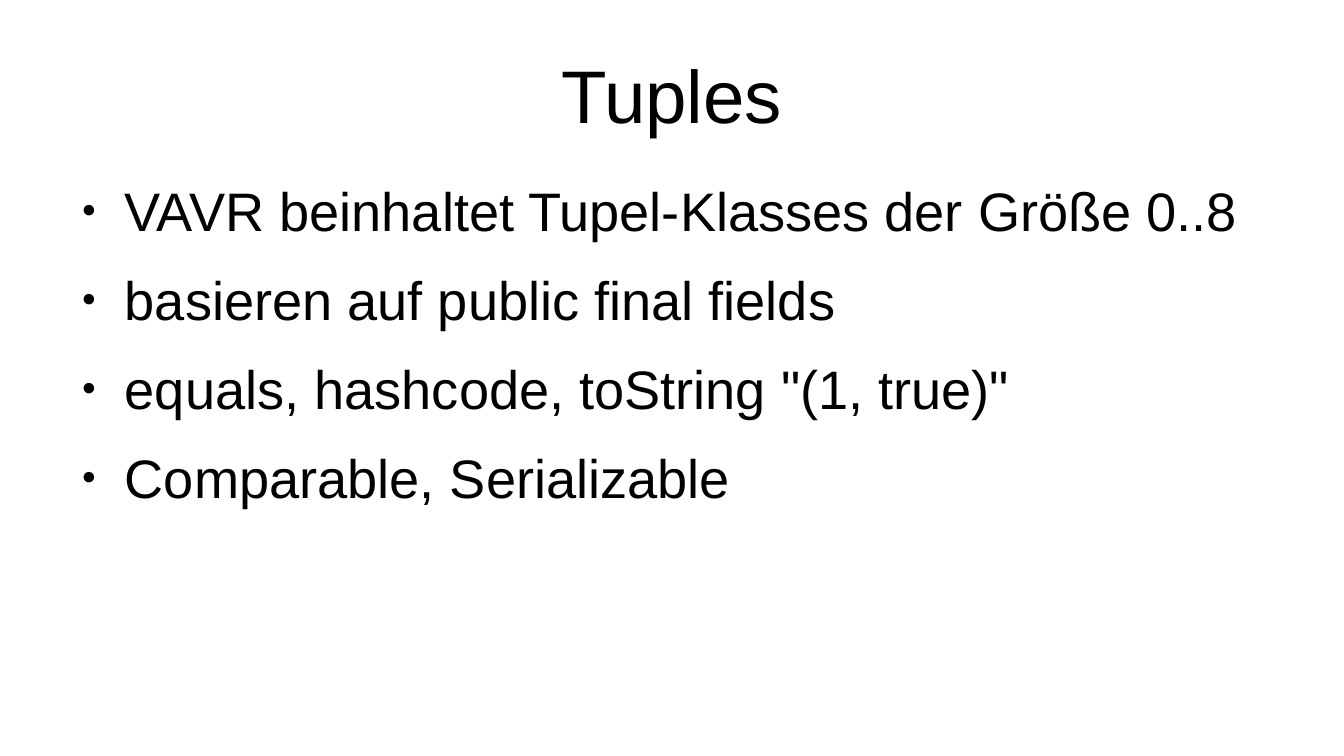
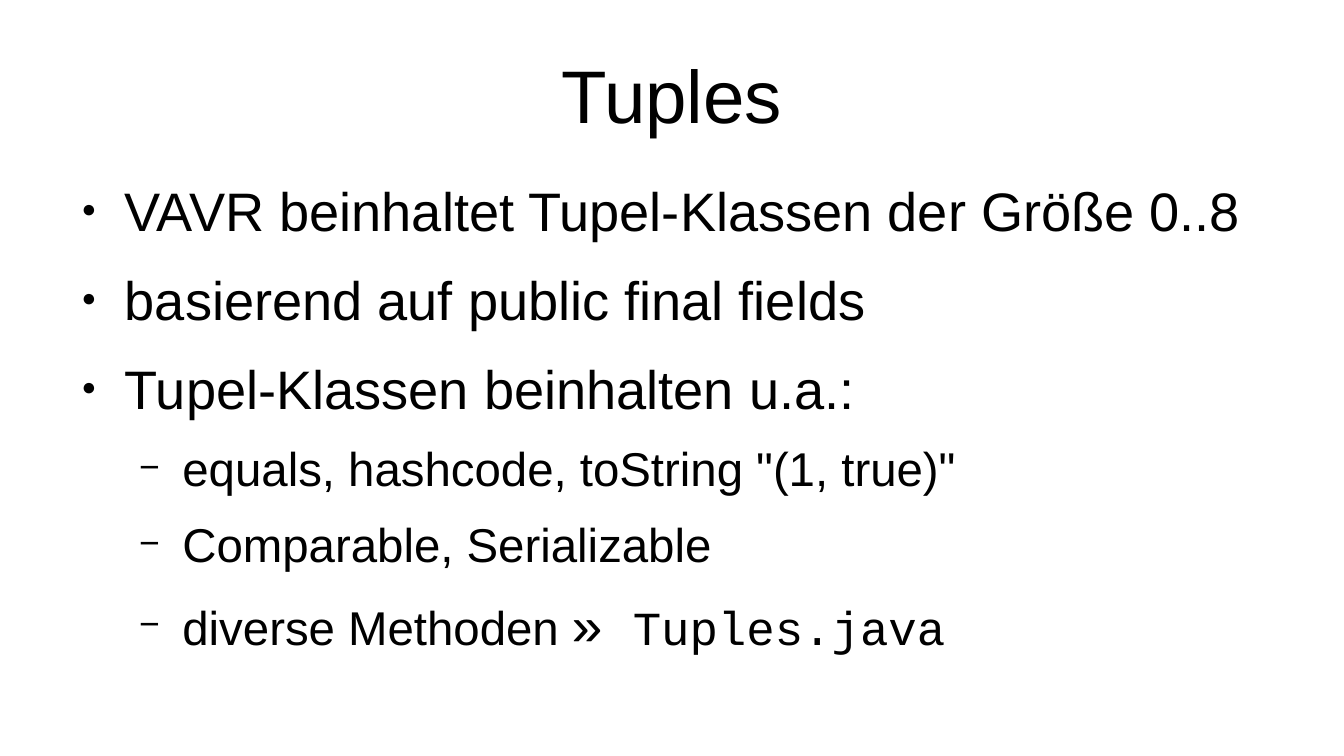
Before and after one commit to p3et/vavr-demo, a slide deck: slide 6 of coffee talk.odp. Drawn at 1344x756 pixels with LibreOffice and Linux fonts; fonts in the diff are those of the drawing. Boxes give left, top, right and bottom in pixels: in the first picture for what was removed or moved away, otherwise in the second. Text is boxed around its words. In the diff, an @@ line names an element or a change of style, - is before the commit and + after.

Commit message:
tuples

```diff
--- a/coffee talk.odp
+++ b/coffee talk.odp
@@ text at bbox=[125, 191, 1240, 418]: text changed @@
-● VAVR beinhaltet Tupel-Klasses der Größe 0..8
-● basieren auf public final fields
+● VAVR beinhaltet Tupel-Klassen der Größe 0..8
+● basierend auf public final fields
+● Tupel-Klassen beinhalten u.a.:
@@ text at bbox=[182, 451, 955, 572]: size 32 to 28 pt in "equals, hashcode, toString "(1, true)"", "Comparable, Serializable"; bullet ● to −; list level 1 to 2 in "equals, hashcode, toString "(1, true)""; list level 1 to 2 in "Comparable, Serializable" @@
@@ text at bbox=[182, 610, 945, 655]: paragraph added @@
+  − diverse Methoden » Tuples.java
```
Also in this commit, not shown: 2 other slides changed, 1 other file.
